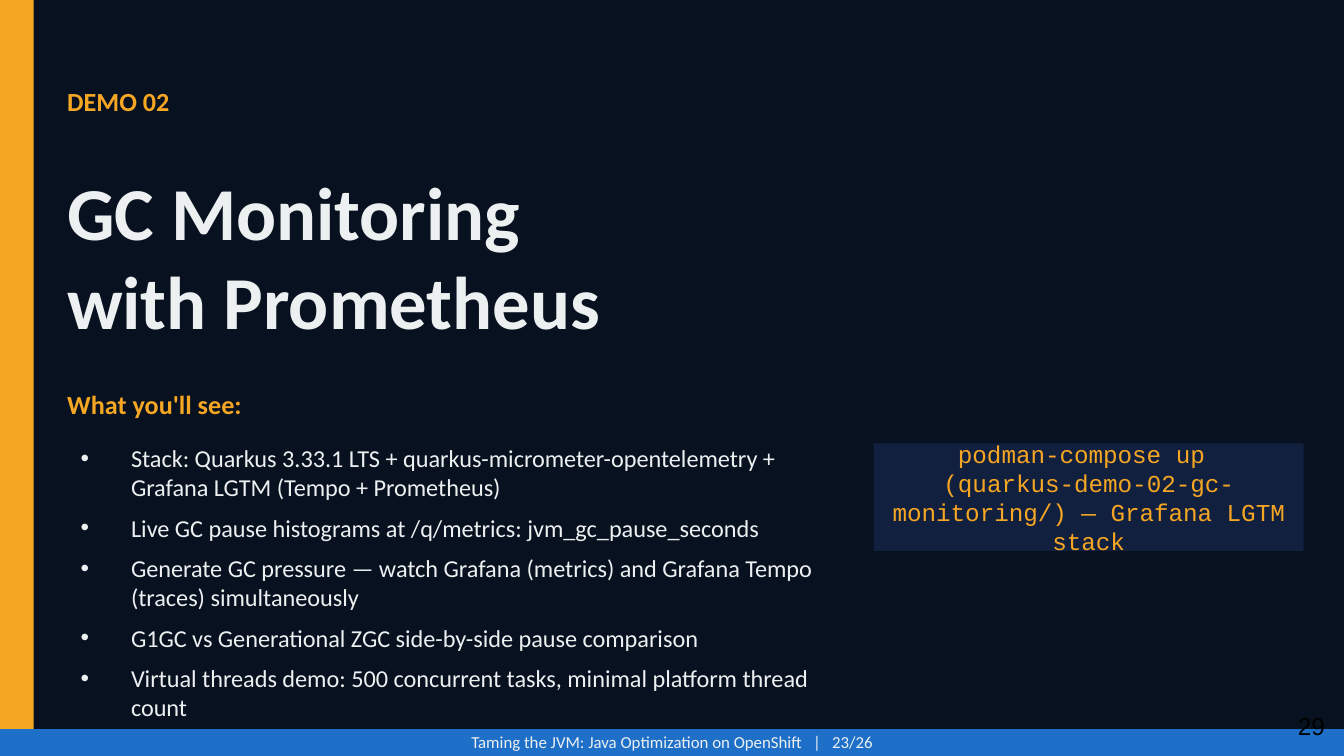
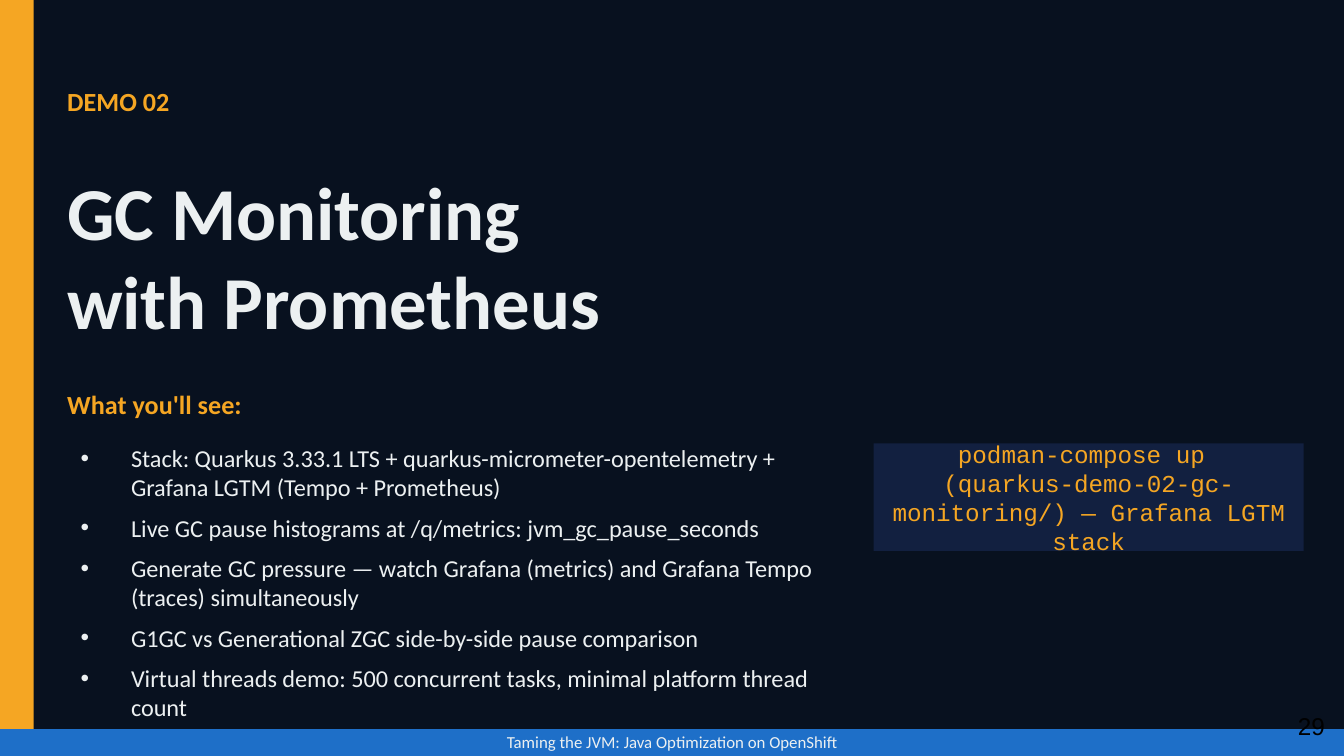
Before and after one commit to patterncatalyst/quarkus-optimization, a slide deck: slide 29 of presentation/optimizing-quarkus-on-kubernetes.pptx. Drawn at 1344x756 pixels with LibreOffice and Linux fonts; fonts in the diff are those of the drawing. Boxes give left, top, right and bottom in pixels: in the first picture for what was removed or moved away, otherwise in the second. Text is boxed around its words. In the diff, an @@ line names an element or a change of style, - is before the commit and + after.

```diff
--- a/presentation/optimizing-quarkus-on-kubernetes.pptx
+++ b/presentation/optimizing-quarkus-on-kubernetes.pptx
@@ text at (x1=507, y1=736, x2=837, y2=751): text changed @@
-Taming the JVM: Java Optimization on OpenShift | 23/26
+Taming the JVM: Java Optimization on OpenShift
```
Also in this commit, not shown: 40 other slides changed, 2 other files.
